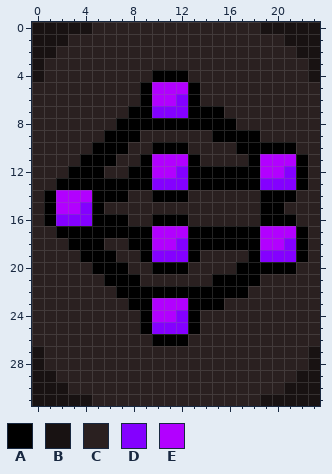
Two versions of one pixel-art sprite, Sprites/Dev Icon/Neural Network/Markov Chain.png. Above, as it was before the edit.
The file is 24x32 pixels.
Palette (. is transparent): A #000000  B #181212  C #2a2020  D #8400ff  E #b200ff
Pixels before, first column x 0:
 0 BBBBBCCCCCCCCCCCCCCBBBBB
 1 BBBCCCCCCCCCCCCCCCCCCBBB
 2 BBCCCCCCCCCCCCCCCCCCCCBB
 3 BCCCCCCCCCCCCCCCCCCCCCCB
 4 BCCCCCCCCCAAACCCCCCCCCCB
 5 CCCCCCCCCAEEEACCCCCCCCCC
 6 CCCCCCCCCAEEDACCCCCCCCCC
 7 CCCCCCCCAADDDAAACCCCCCCC
 8 CCCCCCCAAAAAAAAAACCCCCCC
 9 CCCCCCAAACCCCCCAAAACCCCC
10 CCCCCAAACCAAACCCCAAAAACC
11 CCCCAAACCAEEEACCCCAEEEAC
12 CCCAAACCAAEEDAAAAAAEEDAC
13 CCAAAAAAAADDDAAAAAADDDAC
14 CAEEEAAACCAAACCCCCCAAACC
15 CAEEDACCCCCCCCCCCCCAACCC
16 CADDDAAACCAAACCCCCCAAACC
17 CCAAAAAAAAEEEAAAAAAEEEAC
18 CCCAAACCAAEEDAAAAAAEEDAC
19 CCCCAAACCADDDACCCCADDDAC
20 CCCCCAAACCAAACCCCAAAAACC
21 CCCCCCAAACCCCCCAAAACCCCC
22 CCCCCCCAAAAAAAAAAACCCCCC
23 CCCCCCCCAAEEEAAACCCCCCCC
24 CCCCCCCCCAEEDACCCCCCCCCC
25 CCCCCCCCCADDDACCCCCCCCCC
26 CCCCCCCCCCAAACCCCCCCCCCC
27 BCCCCCCCCCCCCCCCCCCCCCCB
28 BCCCCCCCCCCCCCCCCCCCCCCB
29 BBCCCCCCCCCCCCCCCCCCCCBB
30 BBBCCCCCCCCCCCCCCCCCCBBB
31 BBBBBCCCCCCCCCCCCCCBBBBB
After:
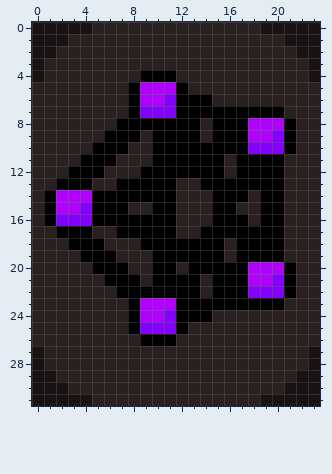
Difference:
Changed rows in their new state; - is an unchanged pixel.
first column x 5:
 4 ----A--C----------
 5 ---AE--AC---------
 6 ---AE-DA-A--------
 7 ----D--A---AAAAA--
 8 ---------C--AEEEA-
 9 -----AAAA----EEDA-
10 --------AAAA-DDD--
11 ----CAAA-AA-A-AACC
12 ---C-AAA---C--AACC
13 CC---AACC-----AACC
14 ---AA--C--AAA---C-
15 -AA--AA---AA------
16 ---AA--C--AAA---C-
17 CC---AACC-----AACC
18 ---C-AAA---C--AACC
19 ----CAAA-AA-A-AACC
20 -------CAAAA-EEE--
21 -----AAAA----EEDA-
22 ---------C---DDDA-
23 ----E--A---AAAAA--
24 ---AE-DA-A--------
25 ---AD--AC---------
26 ----A--C----------
Boxes around the changes in both pictures, in picture pixels (x1, y1, x2, y2):
changed: (92, 70, 308, 346)
